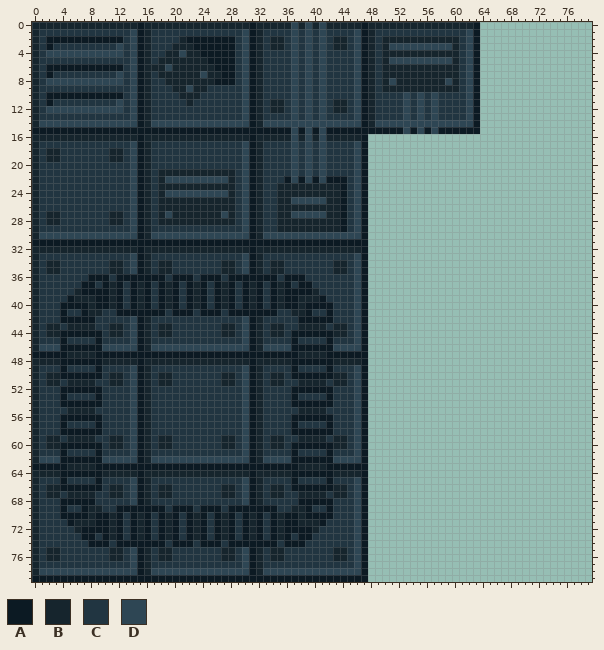
A sprite sheet gets an edit: alt_background_tileset.png. The first picture shows the starting point.
The file is 80x80 pixels. Colours within 5 levels of each other are drawn and written as one.
Palette (. is transparent): A #0c1a23  B #16252d  C #213541  D #2e4654
Pixels before (only the part around the change), first column x 0:
11 BCACCCCCCCCCDCDABCCCCCBCCCCCCCDABCBBCDCDCDCBBCDABCCCCDCDCDCCCCDA................
12 BCDDDDDDDDDDDCDABCCCCCCCCCCCCCDABCBBCDCDCDCBBCDABCCCCDCDCDCCCCDA................
13 BCCCCCCCCCCCCCDABCCCCCCCCCCCCCDABCCCCDCDCDCCCCDABCCCCDCDCDCCCCDA................
14 BDDDDDDDDDDDDDDABDDDDDDDDDDDDDDABDDDDDDDDDDDDDDABDDDDDDDDDDDDDDA................
15 AAAAAAAAAAAAAAAAAAAAAAAAAAAAAAAAAAAAADADADAAAAAAAAAAADADADAAAAAA................
16 BBBBBBBBBBBBBBBABBBBBBBBBBBBBBBABBBBBDBDBDBBBBBA................................
17 BCCCCCCCCCCCCCDABCCCCCCCCCCCCCDABCCCCDCDCDCCCCDA................................
18 BCBBCCCCCCCBBCDABCCCCCCCCCCCCCDABCCCCDCDCDCCCCDA................................
19 BCBBCCCCCCCBBCDABCCCCCCCCCCCCCDABCCCCDCDCDCCCCDA................................
20 BCCCCCCCCCCCCCDABCCCCCCCCCCCCCDABCCCCDCDCDCCCCDA................................
21 BCCCCCCCCCCCCCDABCBBBBBBBBBBBCDABCCCCDCDCDCCCCDA................................
22 BCCCCCCCCCCCCCDABCBDDDDDDDDDBCDABCCCADADADAAACDA................................
23 BCCCCCCCCCCCCCDABCBBBBBBBBBBBCDABCCBBBBBBBBBACDA................................
24 BCCCCCCCCCCCCCDABCBDDDDDDDDDBCDABCCBBBBBBBBBACDA................................
25 BCCCCCCCCCCCCCDABCBBBBBBBBBBBCDABCCBBDDDDDBBACDA................................
26 BCCCCCCCCCCCCCDABCBBBBBBBBBBBCDABCCBBBBBBBBBACDA................................
27 BCBBCCCCCCCBBCDABCBDBBBBBBBDBCDABCCBBDDDDDBBACDA................................
28 BCBBCCCCCCCBBCDABCBBBBBBBBBBBCDABCCBBBBBBBBBACDA................................
29 BCCCCCCCCCCCCCDABCCCCCCCCCCCCCDABCCBBBBBBBBBACDA................................
30 BDDDDDDDDDDDDDDABDDDDDDDDDDDDDDABDDDDDDDDDDDDDDA................................
31 AAAAAAAAAAAAAAAAAAAAAAAAAAAAAAAAAAAAAAAAAAAAAAAA................................
32 BBBBBBBBBBBBBBBABBBBBBBBBBBBBBBABBBBBBBBBBBBBBBA................................
33 BCCCCCCCCCCCCCDABCCCCCCCCCCCCCDABCCCCCCCCCCCCCDA................................
34 BCBBCCCCCCCBBCDABCBBCCCCCCCBBCDABCBBCCCCCCCBBCDA................................
35 BCBBCCCCCCCBBCDABCBBCCCCCCCBBCDABCBBCCCCCCCBBCDA................................
36 BCCCCCCCAAACAAAAAAACAAACAAACAAAAAAACAAACCCCCCCDA................................
37 BCCCCCCAACABACABACABACABACABACABACABACAACCCCCCDA................................
38 BCCCCCBAAAABACABACABACABACABACABACABAAAABCCCCCDA................................
39 BCCCCABBBAABACABACABACABACABACABACABAABBBACCCCDA................................
40 BCCCAAAABAABACABACABACABACABACABACABAABAAAACCCDA................................
41 BCCCACCABBCCAAAAAAACAAACAAACAAAAAAACCBBACCACCCDA................................
42 BCCCAAAAACCCCCDABCCCCCCCCCCCCCDABCCCCCAAAAACCCDA................................
43 BCBBCBBBBCCBBCDABCBBCCCCCCCBBCDABCBBCCBBBBCBBCDA................................
44 BCBBAAAAAACBBCDABCBBCCCCCCCBBCDABCBBCAAAAAABBCDA................................
45 BCCCACCCCACCCCDABCCCCCCCCCCCCCDABCCCCACCCCACCCDA................................
46 BDDDAAAAAADDDDDABDDDDDDDDDDDDDDABDDDDAAAAAADDDDA................................
47 AAAAABBBBAAAAAAAAAAAAAAAAAAAAAAAAAAAAABBBBAAAAAA................................
48 BBBBAAAAAABBBBBABBBBBBBBBBBBBBBABBBBBAAAAAABBBBA................................
49 BCCCACCCCACCCCDABCCCCCCCCCCCCCDABCCCCACCCCACCCDA................................
50 BCBBAAAAAACBBCDABCBBCCCCCCCBBCDABCBBCAAAAAABBCDA................................
51 BCBBCBBBBCCBBCDABCBBCCCCCCCBBCDABCBBCCBBBBCBBCDA................................
52 BCCCAAAAAACCCCDABCCCCCCCCCCCCCDABCCCCAAAAAACCCDA................................
53 BCCCACCCCACCCCDABCCCCCCCCCCCCCDABCCCCACCCCACCCDA................................
54 BCCCAAAAAACCCCDABCCCCCCCCCCCCCDABCCCCAAAAAACCCDA................................
55 BCCCCBBBBCCCCCDABCCCCCCCCCCCCCDABCCCCCBBBBCCCCDA................................
56 BCCCAAAAAACCCCDABCCCCCCCCCCCCCDABCCCCAAAAAACCCDA................................
57 BCCCACCCCACCCCDABCCCCCCCCCCCCCDABCCCCACCCCACCCDA................................
58 BCCCAAAAAACCCCDABCCCCCCCCCCCCCDABCCCCAAAAAACCCDA................................
59 BCBBCBBBBCCBBCDABCBBCCCCCCCBBCDABCBBCCBBBBCBBCDA................................
60 BCBBAAAAAACBBCDABCBBCCCCCCCBBCDABCBBCAAAAAABBCDA................................
61 BCCCACCCCACCCCDABCCCCCCCCCCCCCDABCCCCACCCCACCCDA................................
62 BDDDAAAAAADDDDDABDDDDDDDDDDDDDDABDDDDAAAAAADDDDA................................
63 AAAAABBBBAAAAAAAAAAAAAAAAAAAAAAAAAAAAABBBBAAAAAA................................
64 BBBBAAAAAABBBBBABBBBBBBBBBBBBBBABBBBBAAAAAABBBBA................................
65 BCCCACCCCACCCCDABCCCCCCCCCCCCCDABCCCCACCCCACCCDA................................
66 BCBBAAAAAACBBCDABCBBCCCCCCCBBCDABCBBCAAAAAABBCDA................................
67 BCBBCBBBBCCBBCDABCBBCCCCCCCBBCDABCBBCCBBBBCBBCDA................................
68 BCCCAAAAACCCCCDABCCCCCCCCCCCCCDABCCCCCAAAAACCCDA................................
69 BCCCACCABBCCAAAAAAACAAACAAACAAAAAAACCBBACCACCCDA................................
70 BCCCAAAABAABACABACABACABACABACABACABAABAAAACCCDA................................
71 BCCCCABBBAABACABACABACABACABACABACABAABBBACCCCDA................................
72 BCCCCCBAAAABACABACABACABACABACABACABAAAABCCCCCDA................................
73 BCCCCCCAACABACABACABACABACABACABACABACAACCCCCCDA................................
74 BCCCCCCCAAACAAAAAAACAAACAAACAAAAAAACAAACCCCCCCDA................................
75 BCBBCCCCCCCBBCDABCBBCCCCCCCBBCDABCBBCCCCCCCBBCDA................................
76 BCBBCCCCCCCBBCDABCBBCCCCCCCBBCDABCBBCCCCCCCBBCDA................................
77 BCCCCCCCCCCCCCDABCCCCCCCCCCCCCDABCCCCCCCCCCCCCDA................................
78 BDDDDDDDDDDDDDDABDDDDDDDDDDDDDDABDDDDDDDDDDDDDDA................................
79 AAAAAAAAAAAAAAAAAAAAAAAAAAAAAAAAAAAAAAAAAAAAAAAA................................
The same view after the edit:
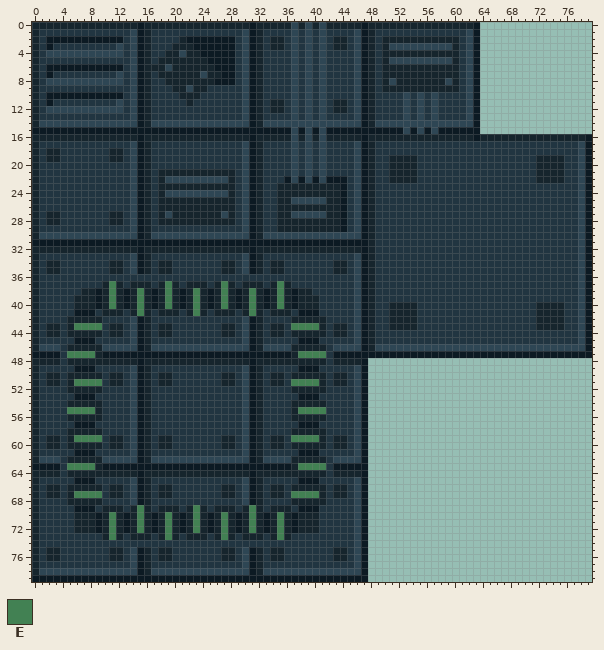
Colours new in this view: E #428153
Edits made:
Changed rows in their new state; - is an unchanged pixel.
first column x 4:
16 --------------------------------------------BBBBBBBBBBBBBBBABBBBBBBBBBBBBBBA
17 --------------------------------------------BCCCCCCCCCCCCCCCCCCCCCCCCCCCCCDA
18 --------------------------------------------BCCCCCCCCCCCCCCCCCCCCCCCCCCCCCDA
19 --------------------------------------------BCCBBBBCCCCCCCCCCCCCCCCCBBBBCCDA
20 --------------------------------------------BCCBBBBCCCCCCCCCCCCCCCCCBBBBCCDA
21 --------------------------------------------BCCBBBBCCCCCCCCCCCCCCCCCBBBBCCDA
22 --------------------------------------------BCCBBBBCCCCCCCCCCCCCCCCCBBBBCCDA
23 --------------------------------------------BCCCCCCCCCCCCCCCCCCCCCCCCCCCCCDA
24 --------------------------------------------BCCCCCCCCCCCCCCCCCCCCCCCCCCCCCDA
25 --------------------------------------------BCCCCCCCCCCCCCCCCCCCCCCCCCCCCCDA
26 --------------------------------------------BCCCCCCCCCCCCCCCCCCCCCCCCCCCCCDA
27 --------------------------------------------BCCCCCCCCCCCCCCCCCCCCCCCCCCCCCDA
28 --------------------------------------------BCCCCCCCCCCCCCCCCCCCCCCCCCCCCCDA
29 --------------------------------------------BCCCCCCCCCCCCCCCCCCCCCCCCCCCCCDA
30 --------------------------------------------BCCCCCCCCCCCCCCCCCCCCCCCCCCCCCDA
31 --------------------------------------------BCCCCCCCCCCCCCCCCCCCCCCCCCCCCCDA
32 --------------------------------------------BCCCCCCCCCCCCCCCCCCCCCCCCCCCCCDA
33 --------------------------------------------BCCCCCCCCCCCCCCCCCCCCCCCCCCCCCDA
34 --------------------------------------------BCCCCCCCCCCCCCCCCCCCCCCCCCCCCCDA
35 --------------------------------------------BCCCCCCCCCCCCCCCCCCCCCCCCCCCCCDA
36 ----CCC-CCCCCCC-CCC-CCC-CCCCCCC-CCC---------BCCCCCCCCCCCCCCCCCCCCCCCCCCCCCDA
37 ---CC-BEB-B-B-BEB-B-B-BEB-B-B-BEB-CC--------BCCCCCCCCCCCCCCCCCCCCCCCCCCCCCDA
38 --CBB-BEBABEBABEBABEBABEBABEBABEB-BBC-------BCCCCCCCCCCCCCCCCCCCCCCCCCCCCCDA
39 -C----BEBABEBABEBABEBABEBABEBABEB----C------BCCCCCCCCCCCCCCCCCCCCCCCCCCCCCDA
40 CCBB--BEBABEBABEBABEBABEBABEBABEB--BBCC-----BCCBBBBCCCCCCCCCCCCCCCCCBBBBCCDA
41 C-A-ACBBBCBEBCBBBCBEBCBBBCBEBCBBBCA-A-C-----BCCBBBBCCCCCCCCCCCCCCCCCBBBBCCDA
42 CBBBBB---------------------------BBBBBC-----BCCBBBBCCCCCCCCCCCCCCCCCBBBBCCDA
43 --EEEE---------------------------EEEE-------BCCBBBBCCCCCCCCCCCCCCCCCBBBBCCDA
44 CBBBBB---------------------------BBBBBC-----BCCCCCCCCCCCCCCCCCCCCCCCCCCCCCDA
45 C-AAAC---------------------------CAAA-C-----BCCCCCCCCCCCCCCCCCCCCCCCCCCCCCDA
46 CBBBBB---------------------------BBBBBC-----BDDDDDDDDDDDDDDDDDDDDDDDDDDDDDDA
47 CEEEEB---------------------------BEEEEC-----AAAAAAAAAAAAAAAAAAAAAAAAAAAAAAAA
48 CBBBBB---------------------------BBBBBC-------------------------------------
49 C-AAAC---------------------------CAAA-C-------------------------------------
50 CBBBBB---------------------------BBBBBC-------------------------------------
51 --EEEE---------------------------EEEE---------------------------------------
52 CBBBBB---------------------------BBBBBC-------------------------------------
53 C-AAAC---------------------------CAAA-C-------------------------------------
54 CBBBBB---------------------------BBBBBC-------------------------------------
55 -EEEEB---------------------------BEEEE--------------------------------------
56 CBBBBB---------------------------BBBBBC-------------------------------------
57 C-AAAC---------------------------CAAA-C-------------------------------------
58 CBBBBB---------------------------BBBBBC-------------------------------------
59 --EEEE---------------------------EEEE---------------------------------------
60 CBBBBB---------------------------BBBBBC-------------------------------------
61 C-AAAC---------------------------CAAA-C-------------------------------------
62 CBBBBB---------------------------BBBBBC-------------------------------------
63 CEEEEB---------------------------BEEEEC-------------------------------------
64 CBBBBB---------------------------BBBBBC-------------------------------------
65 C-AAAC---------------------------CAAA-C-------------------------------------
66 CBBBBB---------------------------BBBBBC-------------------------------------
67 --EEEE---------------------------EEEE---------------------------------------
68 CBBBBB---------------------------BBBBBC-------------------------------------
69 C-A-ACBBBCBEBCBBBCBEBCBBBCBEBCBBBCA-A-C-------------------------------------
70 CCBB--BEBABEBABEBABEBABEBABEBABEB--BBCC-------------------------------------
71 -C----BEBABEBABEBABEBABEBABEBABEB----C--------------------------------------
72 ---BB-BEBABEBABEBABEBABEBABEBABEB-BB----------------------------------------
73 ---CC-BEB-B-B-BEB-B-B-BEB-B-B-BEB-CC----------------------------------------
74 ----CCC-CCCCCCC-CCC-CCC-CCCCCCC-CCC-----------------------------------------
Changed places in both pictures, as pixel boxes (x1, y1, x2, y2):
added: (368, 134, 592, 358)
changed: (60, 274, 333, 547)
